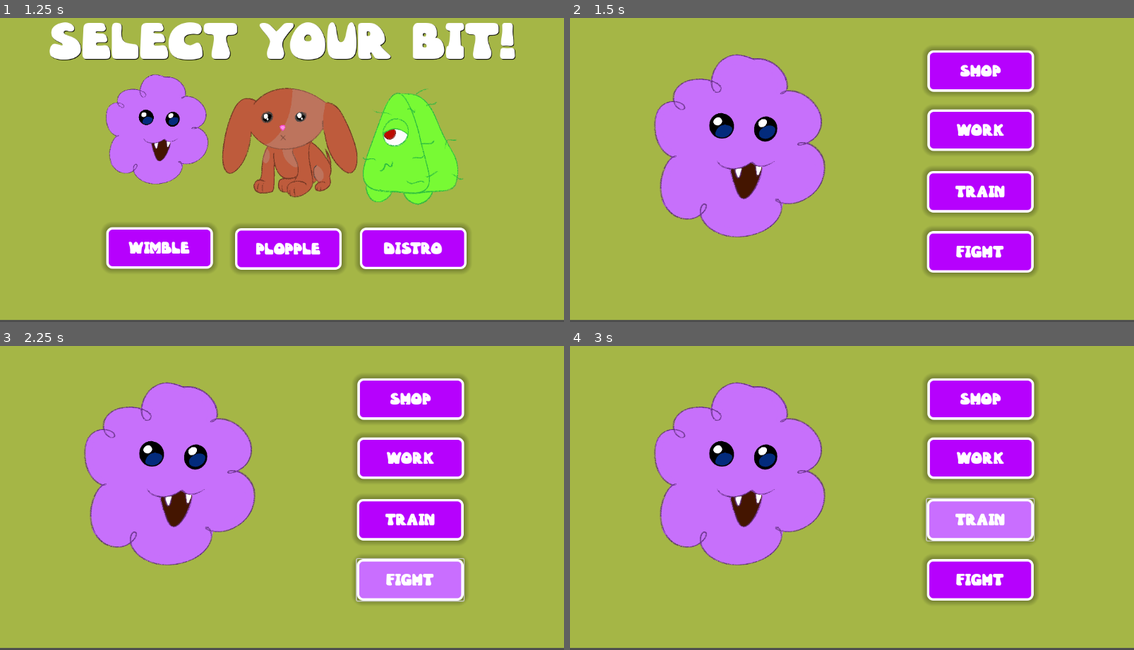
Above: before the commit, frames 1-4 (two rows, left to right).
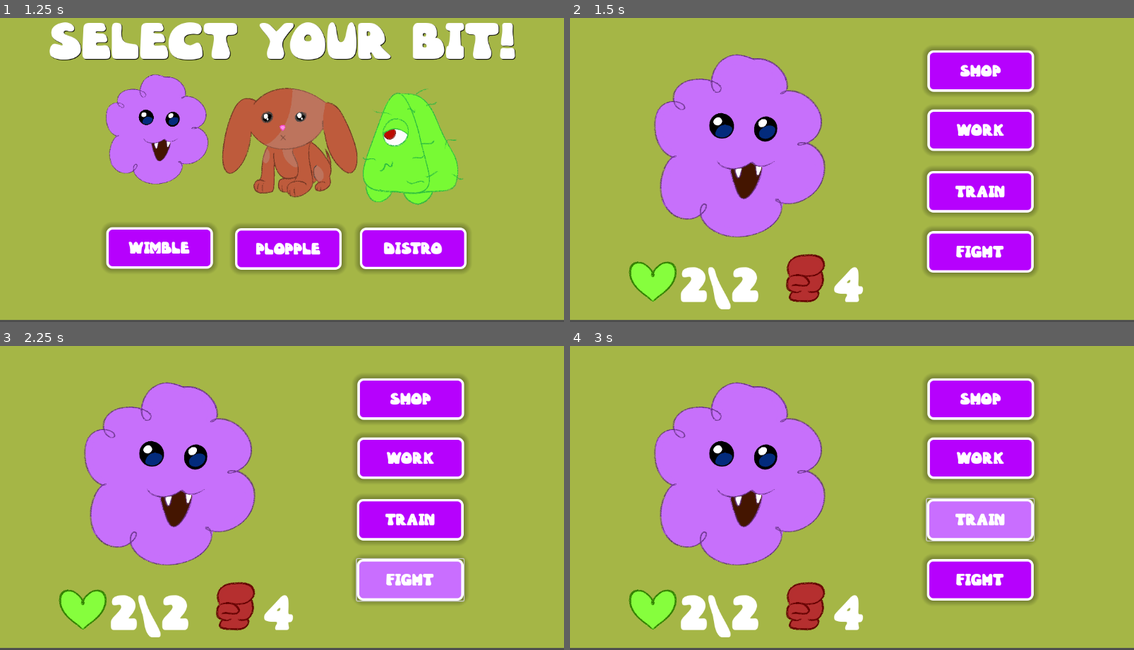
Above: after the commit, the same moments.

Repository: umilton-git/LittleBit
Game: Godot game, scene res://Scenes/ui_main.tscn
Same seed, same stepped clock (60 frames per second), same inputs: the game is played once before the commit and once after it.
Inputs:
- Up to frame 1 (1.25 s): click "Start Game" at 0.5 s
- Up to frame 2 (1.5 s): click "Wimble" at 1.25 s
- Up to frame 3 (2.25 s): click "Fight" at 2 s
- Up to frame 4 (3 s): click "Train" at 2.75 s

Frame 1 is identical in both runs. In frame 2, 3.2% of the frame differs, in the area x 10-52%, y 77-96%; in frame 3, 3.2%; in frame 4, 3.2%.

Commit message:
Added Power and Stamina values

Diff:
--- a/Scenes/button_distro.gd
+++ b/Scenes/button_distro.gd
@@ -3,4 +3,8 @@
 func _physics_process(delta: float) -> void:
 	if is_pressed():
 		Global.currentBit = Global.Bit.DISTRO
+		Global.currStam = 4
+		Global.maxStam = 4
+		Global.currPwr = 2
+		Global.maxPwr = 2
 		get_tree().change_scene_to_file("res://Scenes/ui_home.tscn")
--- a/Scenes/button_wimble.gd
+++ b/Scenes/button_wimble.gd
@@ -3,4 +3,9 @@
 func _physics_process(delta: float) -> void:
 	if is_pressed():
 		Global.currentBit = Global.Bit.WIMBLE
+		Global.currStam = 2
+		Global.maxStam = 2
+		Global.currPwr = 4
+		Global.maxPwr = 4
+
 		get_tree().change_scene_to_file("res://Scenes/ui_home.tscn")
--- /dev/null
+++ b/Scenes/pow_label.gd
@@ -0,0 +1,7 @@
+extends Label
+
+func _ready():
+	update_label()
+
+func update_label():
+	text = str(Global.maxPwr)
--- /dev/null
+++ b/Scenes/stam_label.gd
@@ -0,0 +1,7 @@
+extends Label
+
+func _ready():
+	update_label()
+
+func update_label():
+	text = str(Global.currStam) + "\\" + str(Global.maxStam)
--- a/Scenes/ui_home.tscn
+++ b/Scenes/ui_home.tscn
@@ -1,10 +1,14 @@
-[gd_scene load_steps=6 format=3 uid="uid://cylpltiloud4r"]
+[gd_scene load_steps=10 format=3 uid="uid://cylpltiloud4r"]
 
 [ext_resource type="FontFile" uid="uid://kf5x4r6vkl0k" path="res://Fonts/WOBBLES_.ttf" id="1_mwjm1"]
 [ext_resource type="StyleBox" uid="uid://dxc1rhosqgl31" path="res://Styles/textbox_pressed.tres" id="2_ggbsf"]
 [ext_resource type="StyleBox" uid="uid://cfk3cthf276cl" path="res://Styles/textbox_hover.tres" id="3_ph3ao"]
 [ext_resource type="StyleBox" uid="uid://cw7t27okt7475" path="res://Styles/textbox.tres" id="4_gwo3k"]
 [ext_resource type="Script" path="res://Scripts/petSprite.gd" id="5_0gi7i"]
+[ext_resource type="Texture2D" uid="uid://dy32yvjm1h3ih" path="res://Img/UI/Stamina.png" id="6_mwjm1"]
+[ext_resource type="Texture2D" uid="uid://cx1e4pib47w3x" path="res://Img/UI/Power.png" id="7_ggbsf"]
+[ext_resource type="Script" path="res://Scenes/stam_label.gd" id="8_ggbsf"]
+[ext_resource type="Script" path="res://Scenes/pow_label.gd" id="9_ph3ao"]
 
 [node name="UIHome" type="Node2D"]
 
@@ -45,6 +49,16 @@
 position = Vector2(-377, -159)
 scale = Vector2(0.25, 0.25)
 script = ExtResource("5_0gi7i")
+
+[node name="Stamina" type="Sprite2D" parent="ColorRect/Button_Fight"]
+position = Vector2(-559.8, 97.2)
+scale = Vector2(0.05, 0.05)
+texture = ExtResource("6_mwjm1")
+
+[node name="Power" type="Sprite2D" parent="ColorRect/Button_Fight"]
+position = Vector2(-249, 96)
+scale = Vector2(0.05, 0.05)
+texture = ExtResource("7_ggbsf")
 
 [node name="Button_Train" type="Button" parent="ColorRect"]
 layout_mode = 1
@@ -129,3 +143,24 @@
 theme_override_styles/normal_mirrored = ExtResource("4_gwo3k")
 theme_override_styles/normal = ExtResource("4_gwo3k")
 text = "Shop"
+
+[node name="StamLabel" type="Label" parent="ColorRect"]
+offset_left = 226.0
+offset_top = 514.0
+offset_right = 280.0
+offset_bottom = 629.0
+theme_override_fonts/font = ExtResource("1_mwjm1")
+theme_override_font_sizes/font_size = 75
+text = "5"
+script = ExtResource("8_ggbsf")
+
+[node name="PowLabel" type="Label" parent="ColorRect"]
+layout_mode = 0
+offset_left = 539.0
+offset_top = 514.0
+offset_right = 593.0
+offset_bottom = 629.0
+theme_override_fonts/font = ExtResource("1_mwjm1")
+theme_override_font_sizes/font_size = 75
+text = "5"
+script = ExtResource("9_ph3ao")
--- a/Scripts/button_plopple.gd
+++ b/Scripts/button_plopple.gd
@@ -2,4 +2,9 @@
 
 func _physics_process(delta: float) -> void:
 	if is_pressed():
+		Global.currStam = 3
+		Global.maxStam = 3
+		Global.currPwr = 3
+		Global.maxPwr = 3
+
 		get_tree().change_scene_to_file("res://Scenes/ui_home.tscn")
--- a/Scripts/global.gd
+++ b/Scripts/global.gd
@@ -2,5 +2,7 @@
 
 enum Bit{PLOPPLE, WIMBLE, DISTRO}
 var currentBit = Bit.PLOPPLE
-var Stam = 5
-var Pwr = 5
+var maxStam = 3
+var maxPwr = 3
+var currStam = 3
+var currPwr = 3
Binary file added: Img/UI/Power.png
Not shown, added: Img/UI/Power.png.import
Binary file added: Img/UI/Stamina.png
Not shown, added: Img/UI/Stamina.png.import
